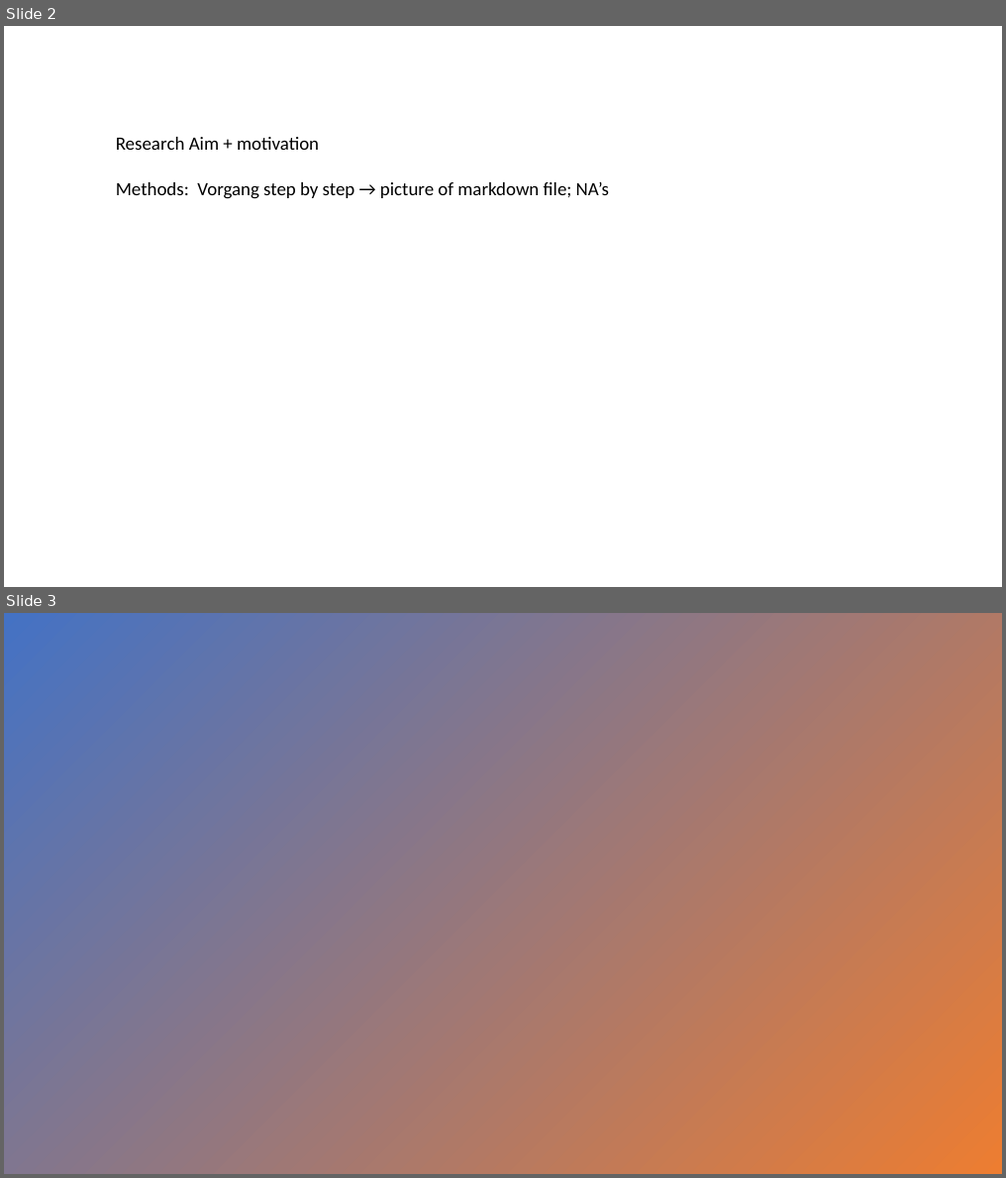
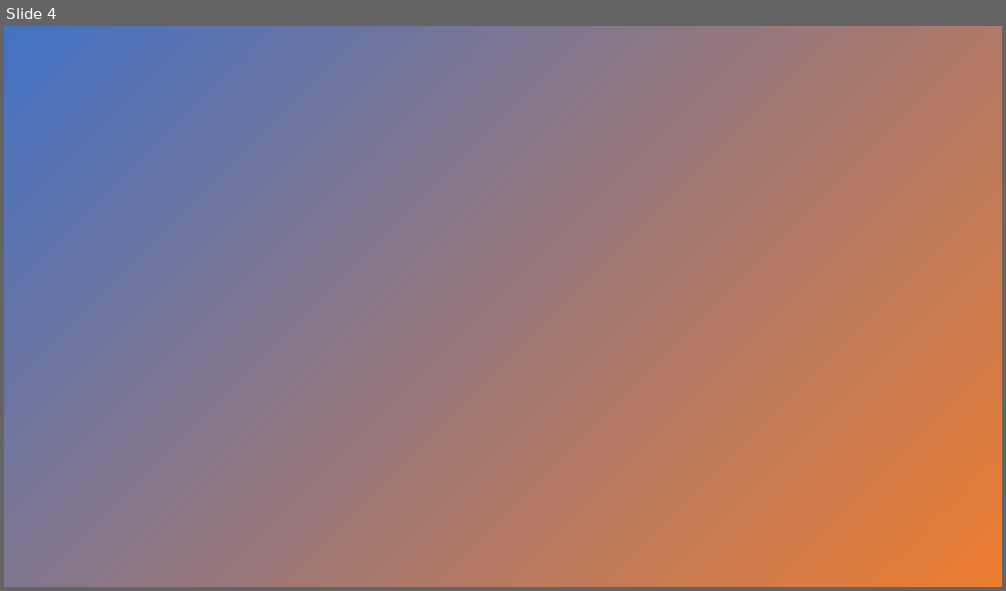
Before and after one commit to VivianePinti/Data-Analytics-Flight-2023, a slide deck: Flying High Presentation_long presentation.pptx. Shown one above the other, each under a label of ours: slides 2 and 3 before the commit, slide 4 after it. The pictures are 1006x1178 and 1006x591 pixels, drawn with LibreOffice and Linux fonts; fonts in the diff are those of the drawing; background and template pictures are left out. Boxes give left, top, right and bottom in pixels: in the first picture for what was removed or moved away, otherwise in the second. Text is boxed around its words. In the diff, an @@ line names an element or a change of style, - is before the commit and + after.

```diff
--- a/Flying High Presentation_long presentation.pptx
+++ b/Flying High Presentation_long presentation.pptx
@@ slide 2 removed at <box>4,26,1002,587</box>, background #FFFFFF @@
@@ text removed at <box>116,137,609,199</box> @@
-Research Aim + motivation
-Methods: Vorgang step by step → picture of markdown file; NA’s
@@ what was slide 3 is now slide 4 @@
```
Also in this commit, not shown: 1 slide changed, 2 slides added, 5 other files.
